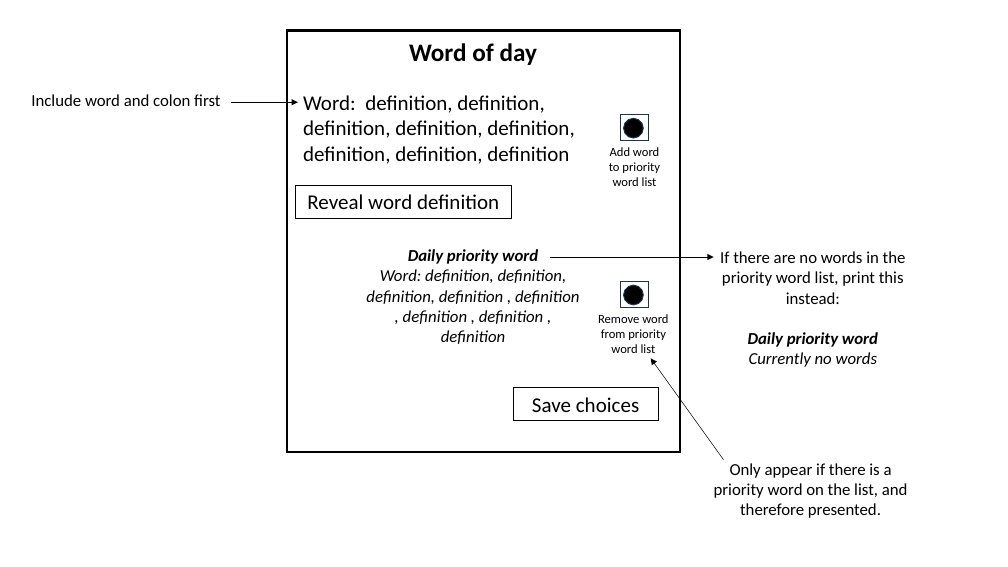
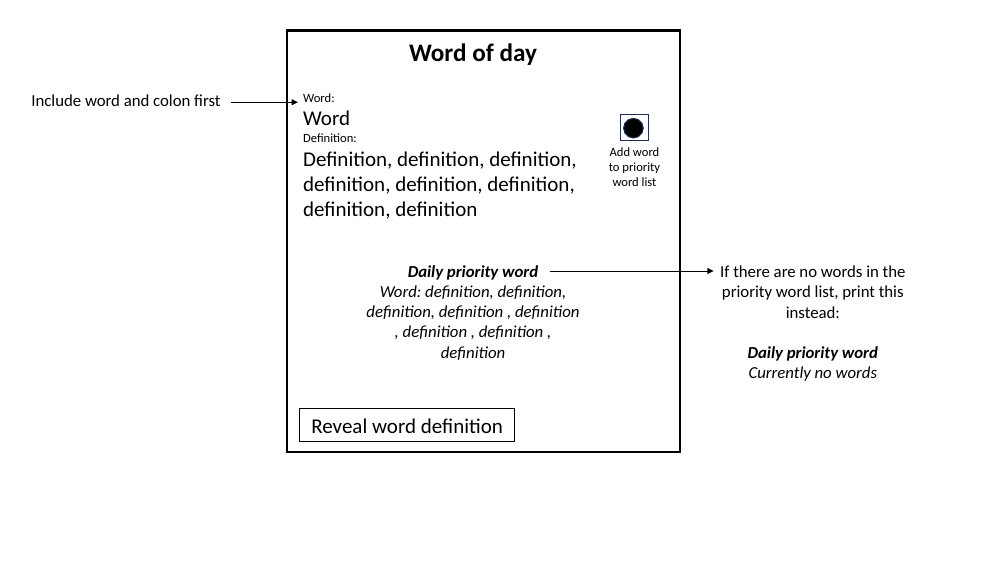
Before and after one commit to timbob04/DailyWordDefinition, a slide deck: slide 3 of extra/design.pptx. Drawn at 1008x567 pixels with LibreOffice and Linux fonts; fonts in the diff are those of the drawing. Boxes give left, top, right and bottom in pixels: in the first picture for what was removed or moved away, otherwise in the second. Text is boxed around its words. In the diff, an @@ line names an element or a change of style, - is before the commit and + after.

```diff
--- a/extra/design.pptx
+++ b/extra/design.pptx
@@ text at (303,93,576,219): text changed @@
-Word: definition, definition, definition, definition, definition, definition, definition, definition
+Word:
+Word
+Definition:
+Definition, definition, definition, definition, definition, definition, definition, definition
@@ 2 texts, 1 arrow: place and size @@
-2 texts, 1 arrow at (366,249,906,367)
+2 texts, 1 arrow at (366,265,906,381)
@@ rectangle removed at (620,281,648,308) @@
@@ ellipse removed at (624,285,644,305) @@
@@ text removed at (598,314,668,353) @@
-Remove word from priority word list
@@ arrow removed from (724, 460) to (651, 358) @@
@@ rectangle removed at (513,387,659,420) @@
-Save choices
@@ rectangle "Reveal word definition": place and size @@
-rectangle "Reveal word definition" at (296,185,511,219)
+rectangle "Reveal word definition" at (299,409,515,442)
@@ text removed at (714,463,908,518) @@
-Only appear if there is a priority word on the list, and therefore presented.
```
Also in this commit, not shown: 6 other files.
